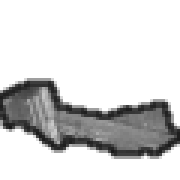
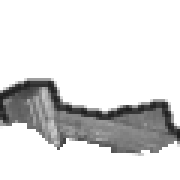
Layer changes from the first w=180, h=180 image to the second:
painted on "outline" over [0, 120, 180, 159]
